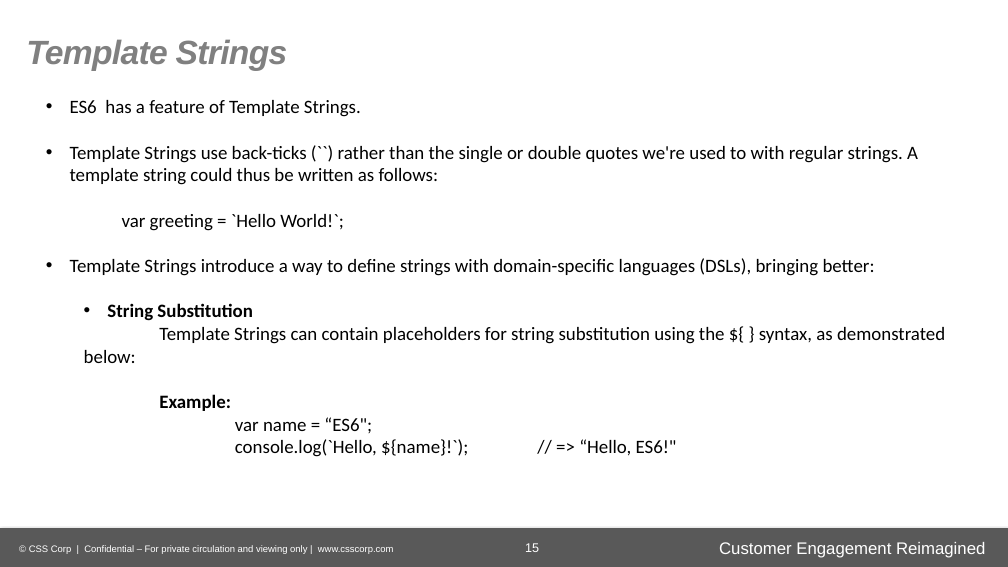
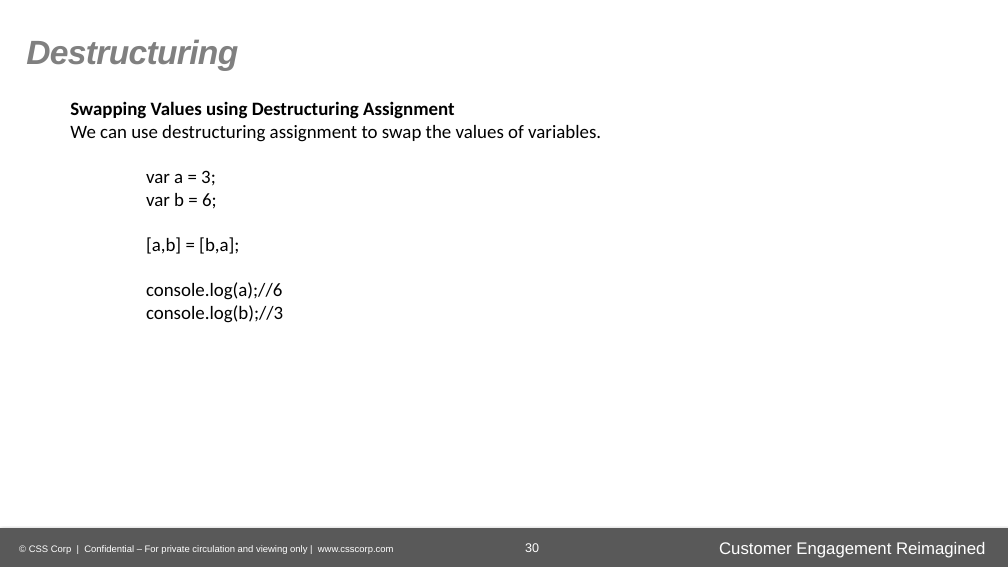
Before and after one commit to gurudevraj/asEmployee, a slide deck: slide 30 of ECMAScript 6-P2.pptx (slide 15 before the commit). Drawn at 1008x567 pixels with LibreOffice and Linux fonts; fonts in the diff are those of the drawing; background and template pictures are left out. Boxes give left, top, right and bottom in pixels: in the first picture for what was removed or moved away, otherwise in the second. Text is boxed around its words. In the diff, an @@ line names an element or a change of style, - is before the commit and + after.

```diff
--- a/ECMAScript 6-P2.pptx
+++ b/ECMAScript 6-P2.pptx
@@ text at [26, 39, 238, 71]: text changed @@
-Template Strings
+Destructuring
@@ text at [70, 101, 601, 323]: text changed @@
-• ES6 has a feature of Template Strings.
-• Template Strings use back-ticks (``) rather than the single or double quotes we're used to with regular strings. A template string could thus be written as follows:
-var greeting = `Hello World!`;
-• Template Strings introduce a way to define strings with domain-specific languages (DSLs), bringing better:
-  • String Substitution
-  Template Strings can contain placeholders for string substitution using the ${ } syntax, as demonstrated below:
-  Example:
-  var name = “ES6";
-  console.log(`Hello, ${name}!`); // => “Hello, ES6!"
+Swapping Values using Destructuring Assignment
+We can use destructuring assignment to swap the values of variables.
+var a = 3;
+var b = 6;
+[a,b] = [b,a];
+console.log(a);//6
+console.log(b);//3
@@ page number at [525, 543, 539, 552]: text changed @@
-15
+30
```
Also in this commit, not shown: 14 other slides changed, 24 slides added, 9 slides removed, 3 other files.
